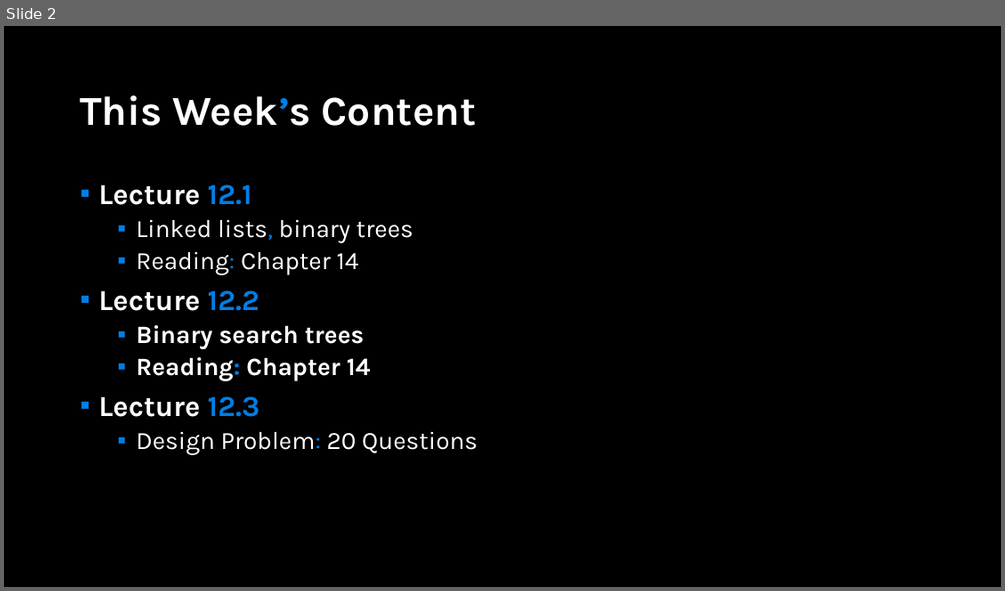
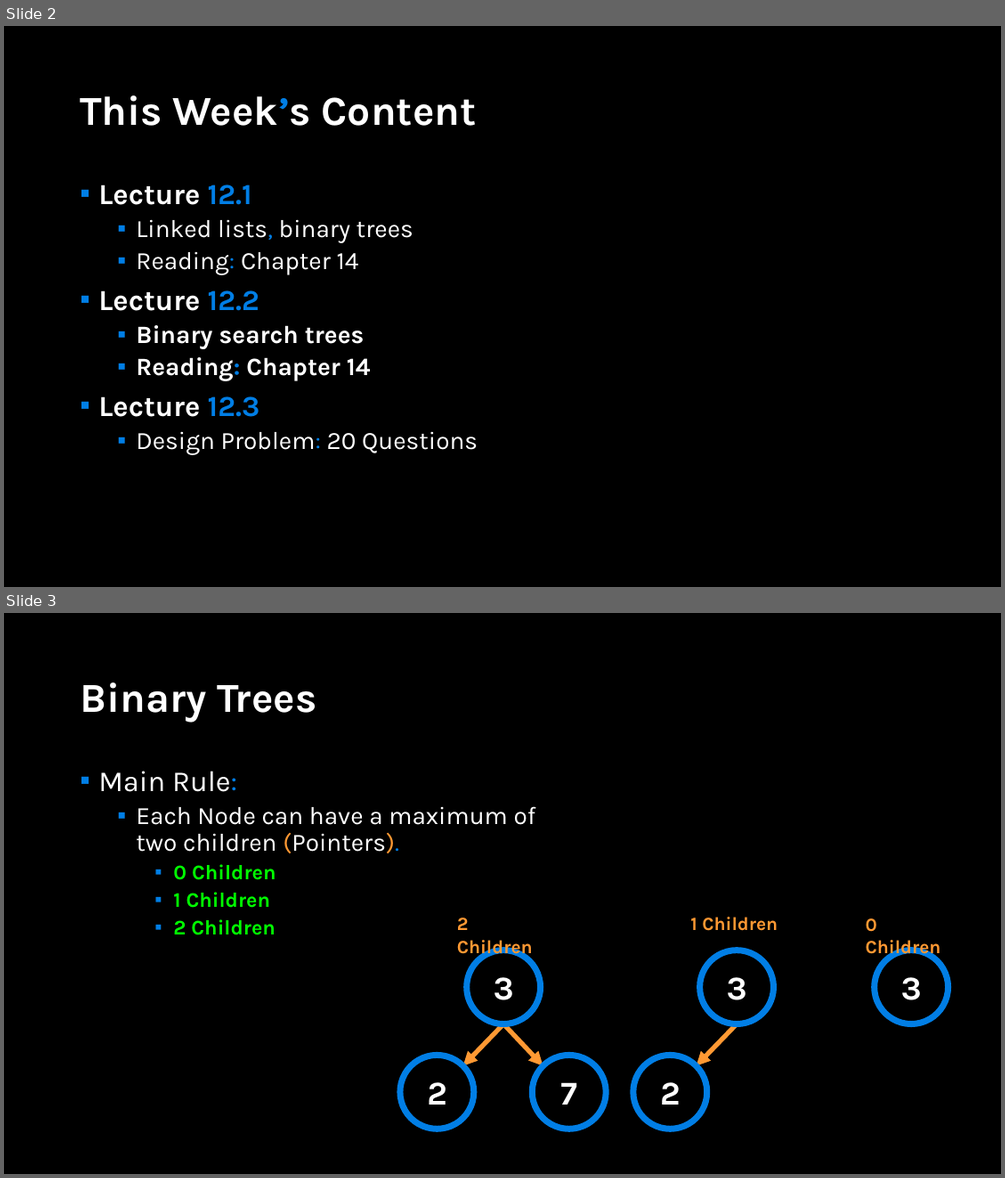
Before and after one commit to APS106/APS106-winter-2022-material, a slide deck: lectures/week12/lecture2/slides/week12_lecture2.pptx. Shown one above the other, each under a label of ours: slide 2 before the commit, slides 2 and 3 after it. The pictures are 1005x591 and 1005x1178 pixels, drawn with LibreOffice and Linux fonts; fonts in the diff are those of the drawing; background and template pictures are left out. Boxes give left, top, right and bottom in pixels: in the first picture for what was removed or moved away, otherwise in the second. Text is boxed around its words. In the diff, an @@ line names an element or a change of style, - is before the commit and + after.

```diff
--- a/lectures/week12/lecture2/slides/week12_lecture2.pptx
+++ b/lectures/week12/lecture2/slides/week12_lecture2.pptx
@@ slide 3 added at (4, 613, 1001, 1174), background picture (left out) @@
@@ title added at (80, 682, 316, 722), 39.6 pt, text #FFFFFF, bold @@
+Binary Trees
@@ text added at (98, 771, 536, 935), 24 pt, text #FFFFFF @@
+▪ Main Rule:
+  ▪ Each Node can have a maximum of two children (Pointers).
+    ▪ 0 Children
+    ▪ 1 Children
+    ▪ 2 Children
@@ text added at (457, 917, 533, 957), 18 pt, text #FF9933, bold @@
+2 Children
@@ text added at (690, 916, 777, 931), 18 pt, text #FF9933, bold @@
+1 Children
@@ text added at (866, 918, 941, 958), 18 pt, text #FF9933, bold @@
+0 Children
@@ ellipse added at (467, 950, 541, 1024), outline #017EE5 6 pt @@
@@ ellipse added at (700, 950, 774, 1024), outline #017EE5 6 pt @@
@@ ellipse added at (874, 950, 948, 1024), outline #017EE5 6 pt @@
@@ text added at (494, 977, 514, 1000), 32 pt, text #FFFFFF, bold @@
+3
@@ text added at (727, 977, 747, 1000), 32 pt, text #FFFFFF, bold @@
+3
@@ text added at (901, 977, 922, 1000), 32 pt, text #FFFFFF, bold @@
+3
@@ arrow added from (503, 1023) to (463, 1065), #FF9933 4.5 pt @@
@@ arrow added from (503, 1023) to (543, 1065), #FF9933 4.5 pt @@
@@ arrow added from (736, 1023) to (696, 1065), #FF9933 4.5 pt @@
@@ ellipse added at (400, 1055, 474, 1129), outline #017EE5 6 pt @@
@@ ellipse added at (532, 1055, 606, 1129), outline #017EE5 6 pt @@
@@ ellipse added at (633, 1055, 708, 1129), outline #017EE5 6 pt @@
@@ text added at (427, 1082, 447, 1104), 32 pt, text #FFFFFF, bold @@
+2
@@ text added at (560, 1082, 577, 1104), 32 pt, text #FFFFFF, bold @@
+7
@@ text added at (660, 1082, 680, 1104), 32 pt, text #FFFFFF, bold @@
+2
```
Also in this commit, not shown: 90 other slides added, 4 other files.
